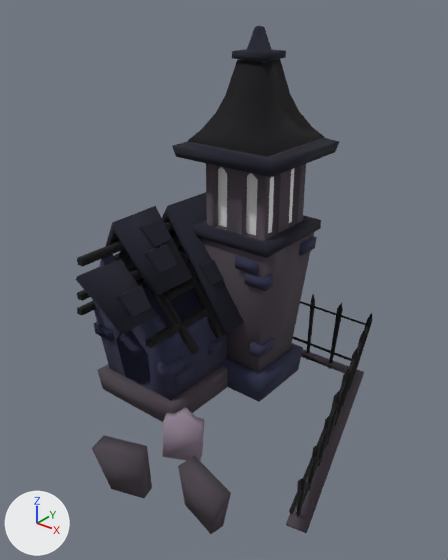
A saved change to the OBJ model Assets/SpookyHouseLow.obj.
Both versions are drawn from a 50 mm camera at (9.23, -9.75, 9.26) aimed at (1.89, -0.57, 3.57). Arrows for +X, +Y and +Z are at lower left; the lights stay in place. Where no turn or scale is listed for an object, it has been applied to the vertices.
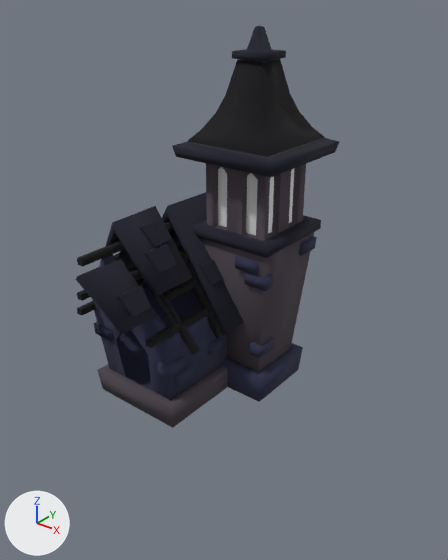
Location of each change, (x1, y1, x2, y2) in pixels of the pictures (448 x 560 px):
'Plane.043', deleted (black): before (289, 294, 373, 516)
'Plane.058', deleted: before (92, 435, 152, 498)
'Plane.056', deleted: before (178, 456, 231, 534)
'Plane.044', deleted: before (286, 349, 364, 533)
'Plane.057', deleted: before (163, 407, 204, 461)

The edits, one by one:
Object 'Plane.043' (ob_plane_043) is deleted.
Object 'Plane.044' (ob_plane_044) is deleted.
Object 'Plane.056' (ob_plane_056) is deleted.
Object 'Plane.057' (ob_plane_057) is deleted.
Object 'Plane.058' (ob_plane_058) is deleted.
